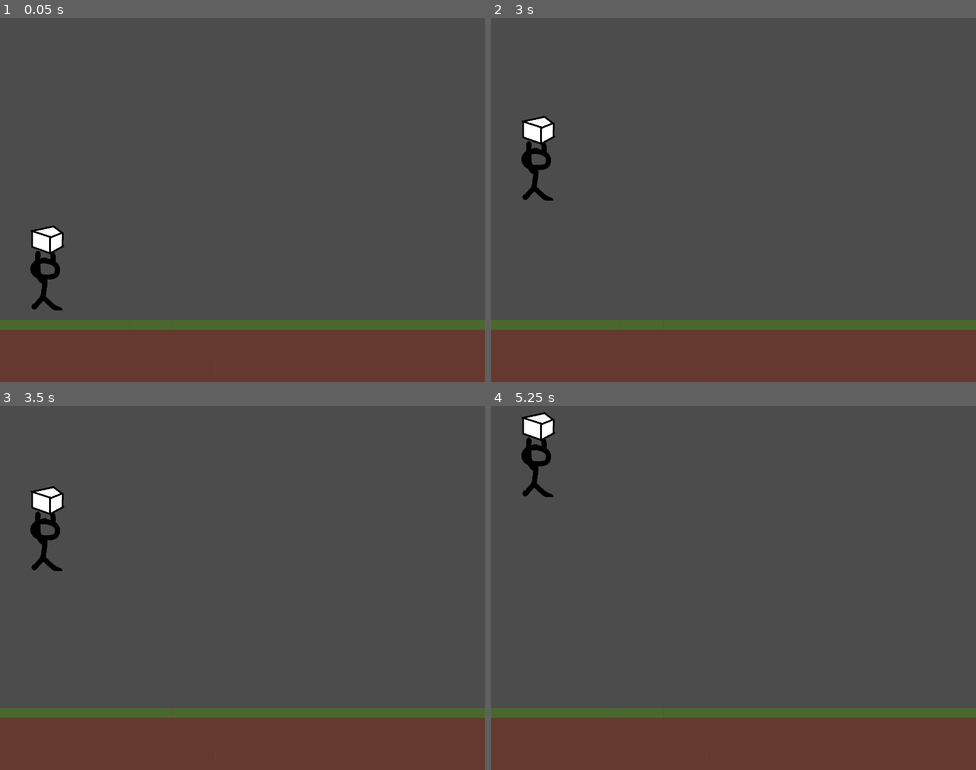
Above: before the commit, frames 1-4 (two rows, left to right).
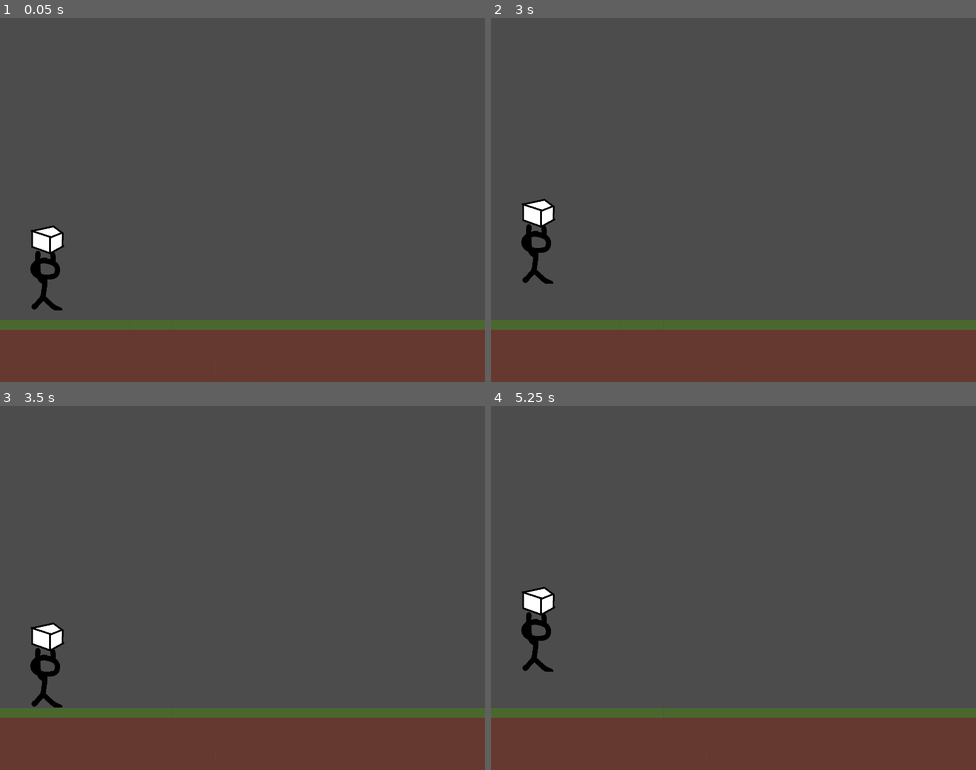
Above: after the commit, the same moments.

Repository: o-bedford/Monkey-Game
Game: Godot game, scene res://scene/level/Test_Movement.tscn
Same seed, same stepped clock (60 frames per second), same inputs: the game is played once before the commit and once after it. The project has no main scene, so this scene is started directly.
Inputs:
- Up to frame 1 (0.05 s): no input
- Up to frame 2 (3 s): tap Enter at 0.5, 2.75 s; hold Up (ui_up) 0.53-2.03 s; tap Space at 2 s; tap Up (ui_up) at 2.1 s; hold Up (ui_up) from 2.78 s (still down)
- Up to frame 3 (3.5 s): keep holding Up (ui_up)
- Up to frame 4 (5.25 s): release Up (ui_up) at 4.28 s; tap Up (ui_up) at 4.35, 4.52, 4.82 s; hold Up (ui_up) from 5.03 s (still down)

Frame 1 is identical in both runs. In frame 2, 1.7% of the frame differs, in the area x 6-14%, y 26-73%; in frame 3, 1.7%, in the area x 6-14%, y 22-83%; in frame 4, 1.7%.

Commit message:
Added better gravity

Diff:
--- a/scene/entity/Player.gd
+++ b/scene/entity/Player.gd
@@ -2,15 +2,16 @@
 
 export var GRAVITY = 30
 
-var velocity = Vector2()
+var velocity = Vector2.ZERO
 
 func _ready():
 	pass # Replace with function body.
 
 func _physics_process(delta):
-	velocity.y += GRAVITY
+	if !is_on_floor():
+		velocity.y += GRAVITY
 
-	if Input.is_action_just_pressed("ui_up"):
+	if Input.is_action_just_pressed("ui_up") and is_on_floor():
 		velocity.y = -900
 
-	velocity = move_and_slide(velocity)
+	velocity = move_and_slide(velocity, Vector2.UP)
--- a/scene/entity/Player.tscn
+++ b/scene/entity/Player.tscn
@@ -18,7 +18,13 @@
 texture = ExtResource( 1 )
 
 [node name="CollisionShape2D" type="CollisionShape2D" parent="."]
+visible = false
 position = Vector2( 0, 42 )
 shape = SubResource( 1 )
 
 [node name="Dice Power" type="Sprite" parent="."]
+visible = false
+
+[node name="Floor Detector" type="RayCast2D" parent="."]
+position = Vector2( 0, 128 )
+enabled = true
